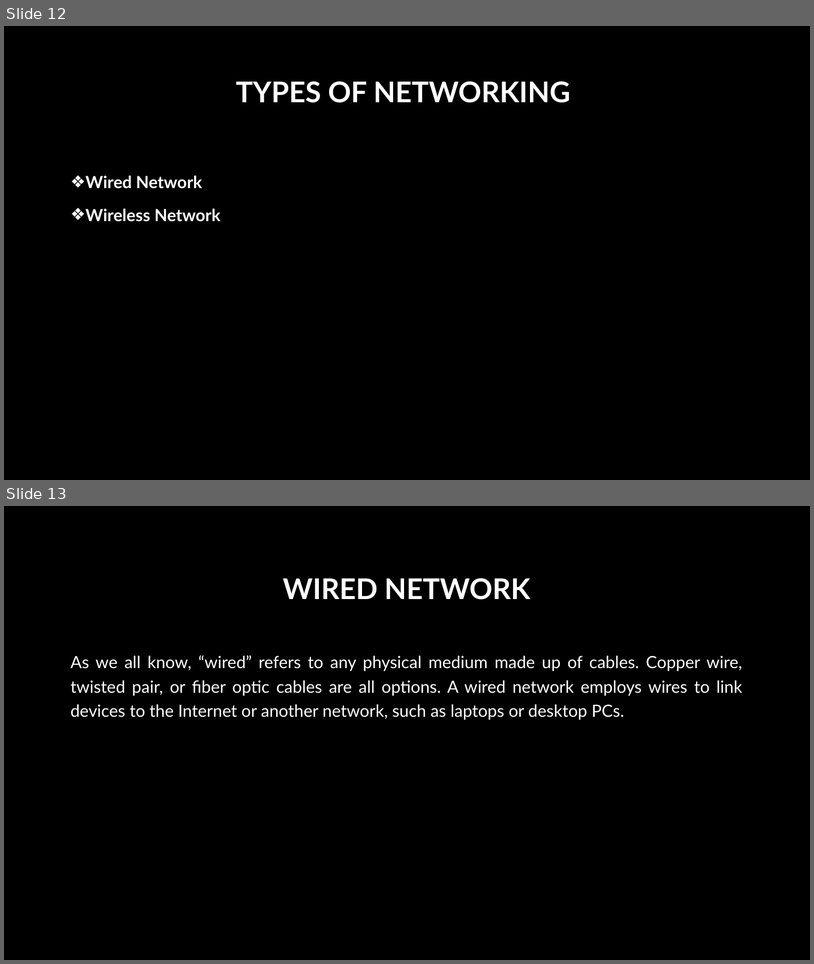
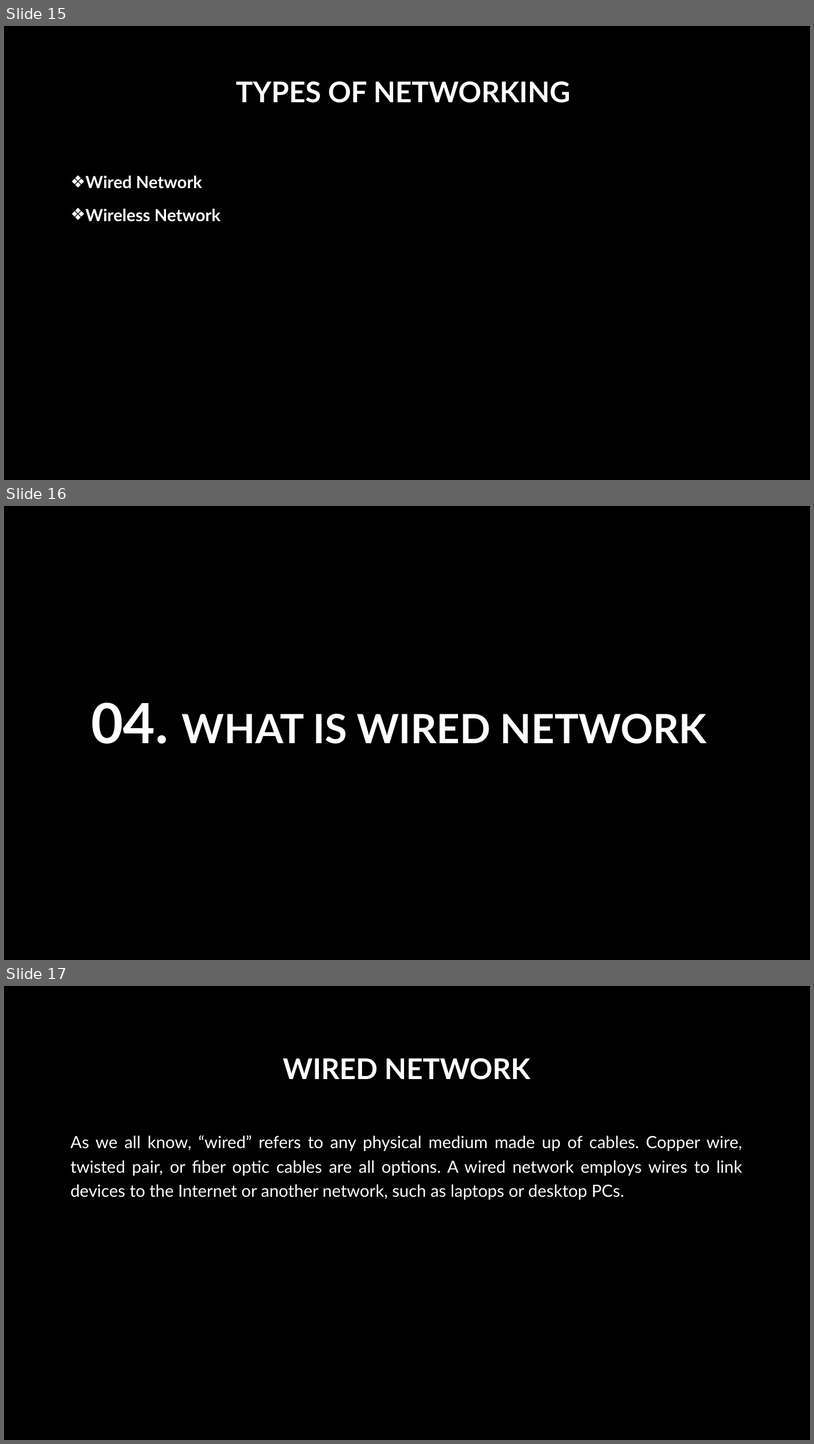
Before and after one commit to Yaelmae20/cs2022, a slide deck: COMPUTER NETWORK YAEL MAE TULAGAN.pptx. Shown one above the other, each under a label of ours: slides 12 and 13 before the commit, slides 15, 16 and 17 after it. The pictures are 814x964 and 814x1444 pixels, drawn with LibreOffice and Linux fonts; fonts in the diff are those of the drawing; background and template pictures are left out. Boxes give left, top, right and bottom in pixels: in the first picture for what was removed or moved away, otherwise in the second. Text is boxed around its words. In the diff, an @@ line names an element or a change of style, - is before the commit and + after.

```diff
--- a/COMPUTER NETWORK YAEL MAE TULAGAN.pptx
+++ b/COMPUTER NETWORK YAEL MAE TULAGAN.pptx
@@ slide 16 added at <box>4,506,810,960</box>, background picture (left out) @@
@@ title added at <box>91,702,707,744</box>, 48 pt, text #FFFFFF, bold @@
+04. WHAT IS WIRED NETWORK
@@ what was slide 12 is now slide 15 @@
@@ what was slide 13 is now slide 17 @@
```
Also in this commit, not shown: 9 other slides added, 1 slide removed.
